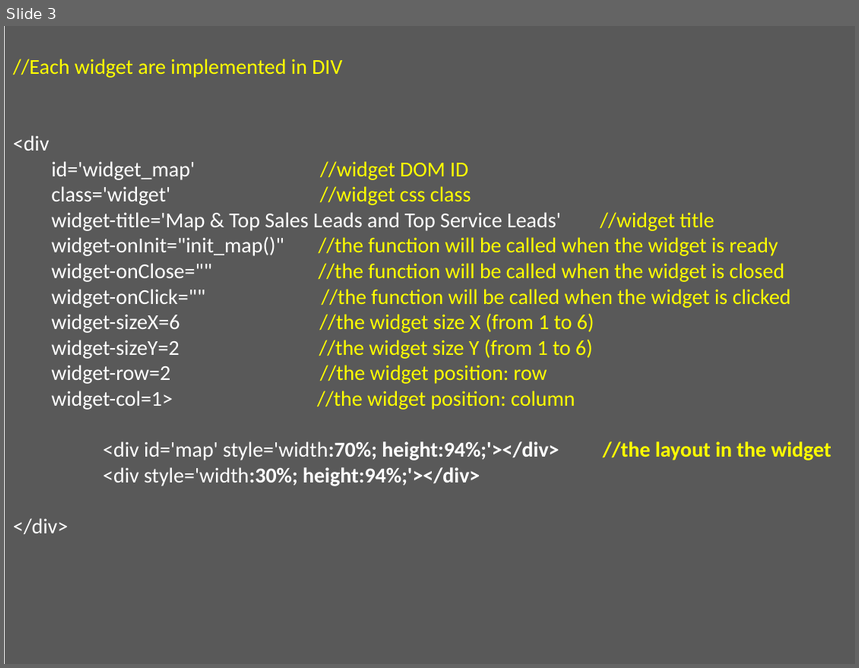
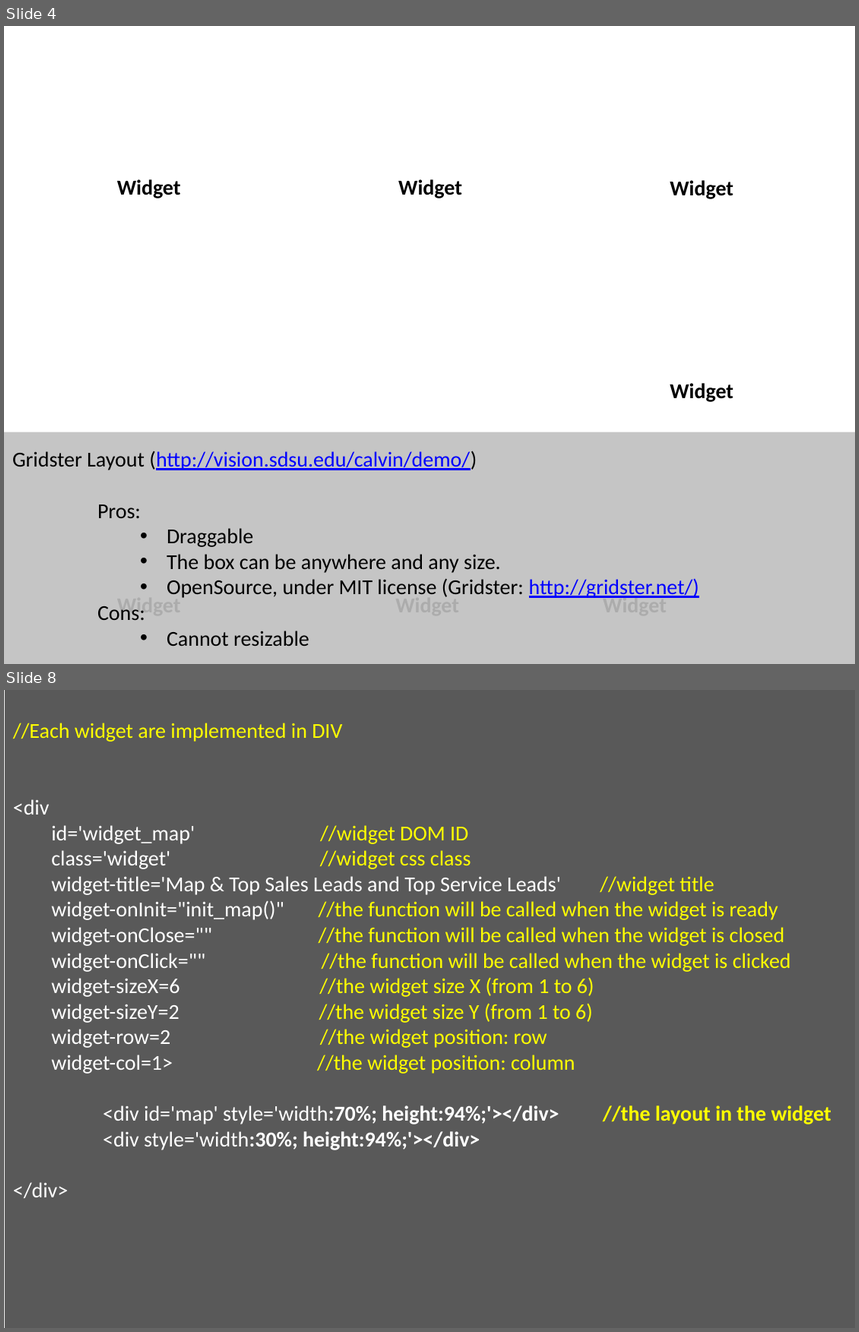
Before and after one commit to PathGeo/SalesTime, a slide deck: demo/doc/create widget.pptx. Shown one above the other, each under a label of ours: slide 3 before the commit, slides 4 and 8 after it; the slides between them are not shown. The pictures are 859x668 and 859x1332 pixels, drawn with LibreOffice and Linux fonts; fonts in the diff are those of the drawing; background and template pictures are left out. Boxes give left, top, right and bottom in pixels: in the first picture for what was removed or moved away, otherwise in the second. Text is boxed around its words. In the diff, an @@ line names an element or a change of style, - is before the commit and + after.

```diff
--- a/demo/doc/create widget.pptx
+++ b/demo/doc/create widget.pptx
@@ slide 4 added at [4, 26, 855, 664], background picture (left out) @@
@@ rectangle added at [4, 432, 855, 664], fill #BFBFBF at 90% opacity, 18 pt, text #000000 @@
+Gridster Layout (http://vision.sdsu.edu/calvin/demo/)
+Pros:
+      • Draggable
+      • The box can be anywhere and any size.
+      • OpenSource, under MIT license (Gridster: http://gridster.net/)
+Cons:
+      • Cannot resizable
@@ group added at [117, 180, 734, 618]: 7 texts @@
+Widget
+Widget
+Widget
+Widget
+Widget
+Widget
+Widget
@@ what was slide 3 is now slide 8 @@
```
Also in this commit, not shown: 2 slides changed, 4 other slides added, 3 other files.
